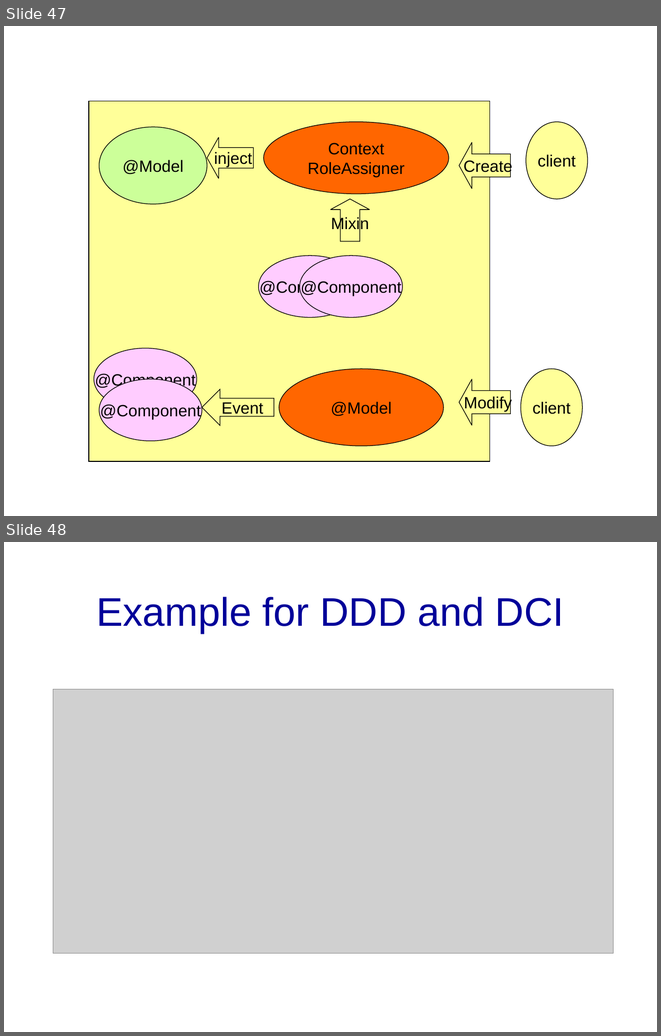
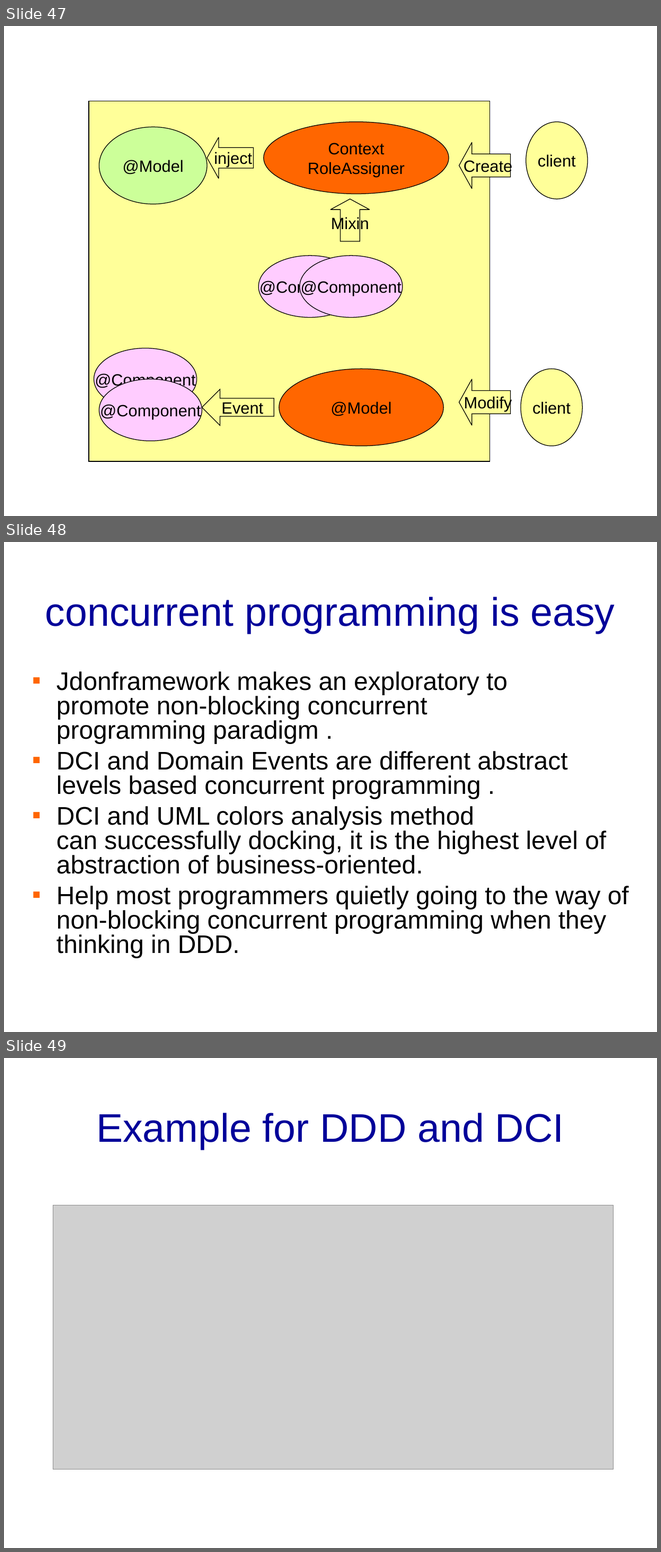
Before and after one commit to banq/jdonframework, a slide deck: doc/english/JdonFramework.ppt. Shown one above the other, each under a label of ours: slides 47 and 48 before the commit, slides 47, 48 and 49 after it. The pictures are 661x1036 and 661x1552 pixels, drawn with LibreOffice and Linux fonts; fonts in the diff are those of the drawing; grey boxes stand for pictures; background and template pictures are left out. Boxes give left, top, right and bottom in pixels: in the first picture for what was removed or moved away, otherwise in the second. Text is boxed around its words. In the diff, an @@ line names an element or a change of style, - is before the commit and + after.

```diff
--- a/doc/english/JdonFramework.ppt
+++ b/doc/english/JdonFramework.ppt
@@ slide 48 added at <box>4,542,657,1032</box>, background picture (left out) @@
@@ title added at <box>45,597,615,633</box>, 44 pt, text #000099 @@
+concurrent programming is easy
@@ text added at <box>56,671,629,958</box>, 28 pt, text #000000 @@
+▪ Jdonframework makes an exploratory to promote non-blocking concurrent programming paradigm .
+▪ DCI and Domain Events are different abstract levels based concurrent programming .
+▪ DCI and UML colors analysis method can successfully docking, it is the highest level of abstraction of business-oriented.
+▪ Help most programmers quietly going to the way of non-blocking concurrent programming when they thinking in DDD.
@@ what was slide 48 is now slide 49 @@
```
Also in this commit, not shown: 4 slides changed, 1 other slide added, 1 slide removed, 4 other files.
